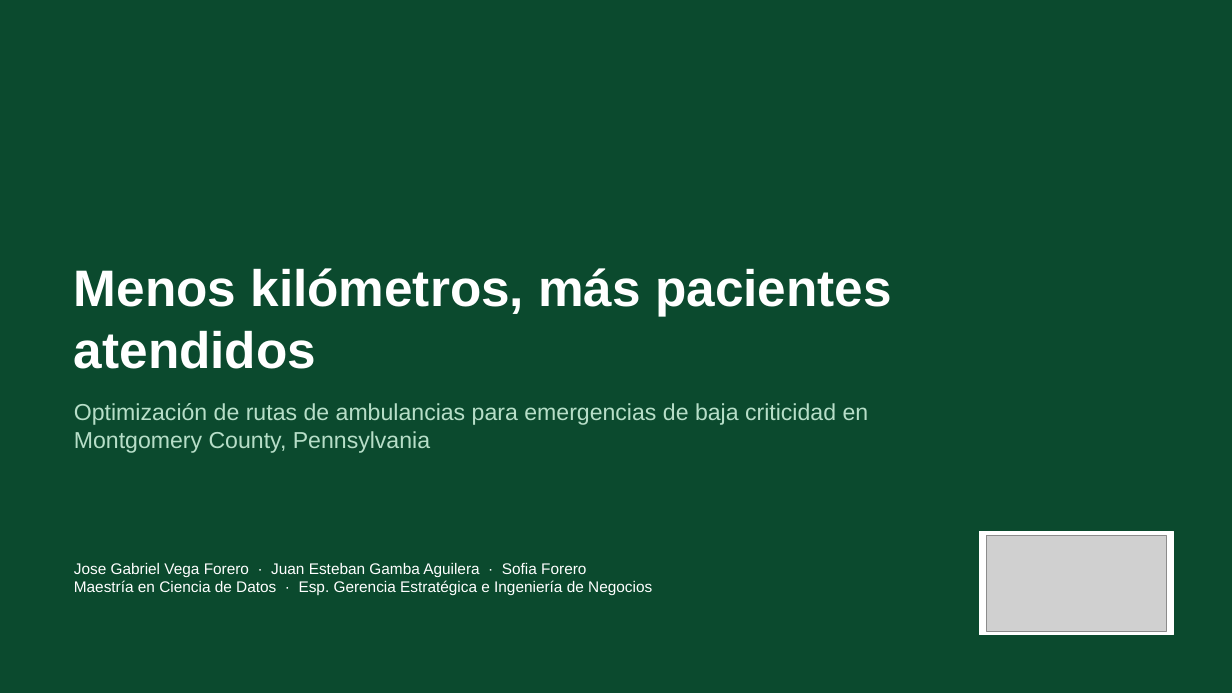
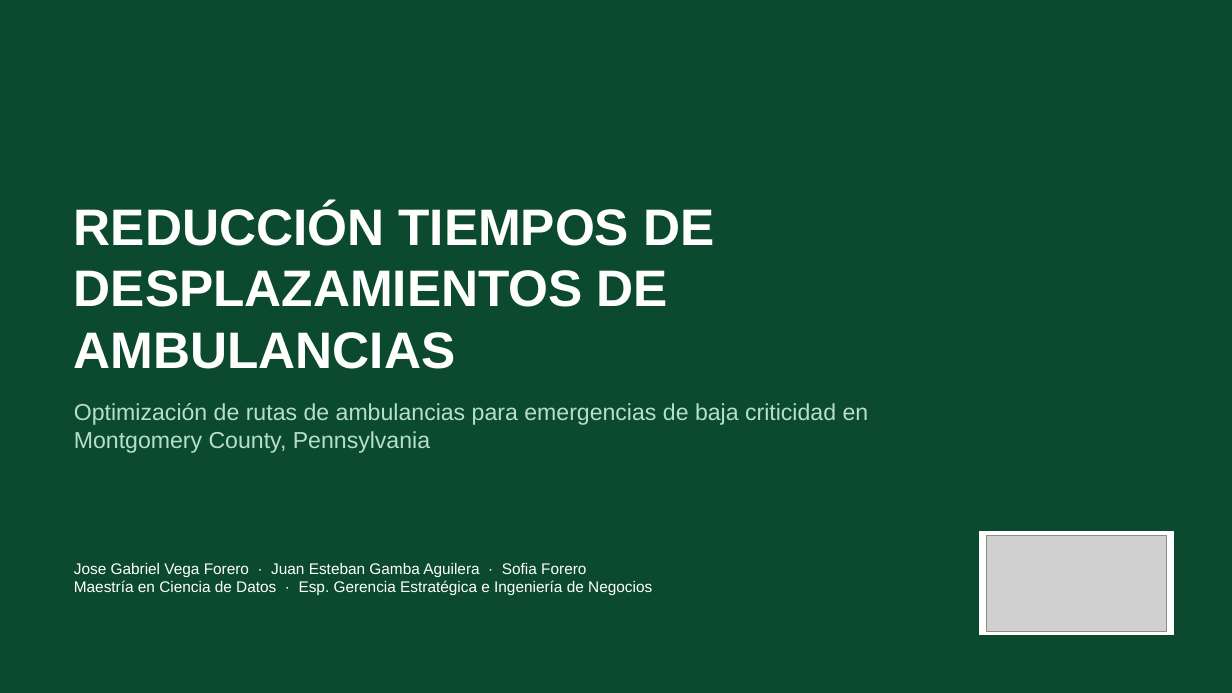
Before and after one commit to juan-aguilera/Proyecto-TDEM, a slide deck: slide 1 of Presentacion_Rutas_Ambulancias.pptx. Drawn at 1232x693 pixels with LibreOffice and Linux fonts; fonts in the diff are those of the drawing; grey boxes stand for pictures. Boxes give left, top, right and bottom in pixels: in the first picture for what was removed or moved away, otherwise in the second. Text is boxed around its words. In the diff, an @@ line names an element or a change of style, - is before the commit and + after.

```diff
--- a/Presentacion_Rutas_Ambulancias.pptx
+++ b/Presentacion_Rutas_Ambulancias.pptx
@@ title at (74, 204, 714, 369): text changed @@
-Menos kilómetros, más pacientes atendidos
+REDUCCIÓN TIEMPOS DE DESPLAZAMIENTOS DE AMBULANCIAS
```
Also in this commit, not shown: 15 other slides changed.
